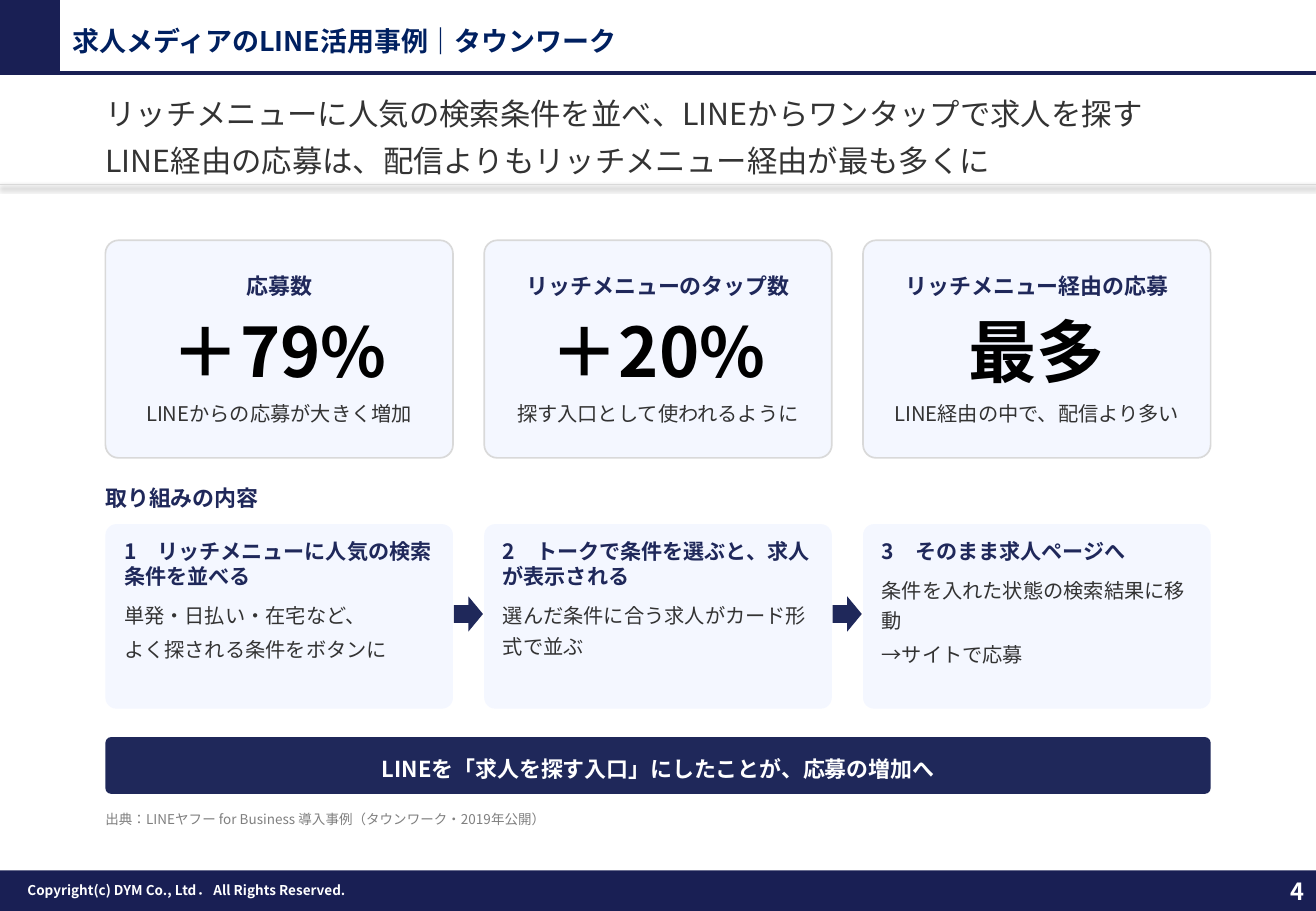
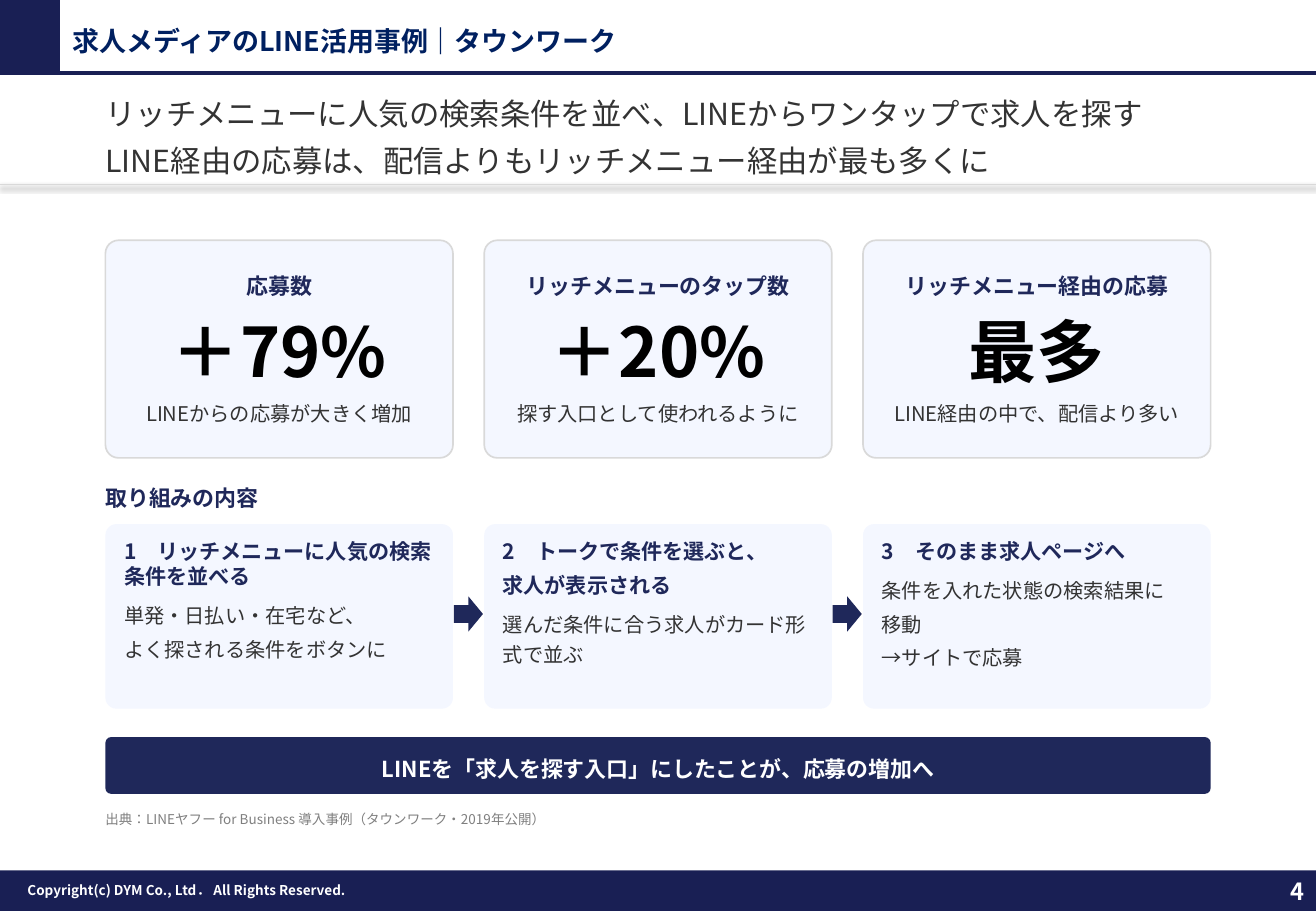
Before and after one commit to tonomura-r-dev/folder, a slide deck: slide 4 of 20260929_チェングロウス_LINE公式アカウント運用のご提案ver4.1.pptx. Drawn at 1316x911 pixels with LibreOffice and Linux fonts; fonts in the diff are those of the drawing; background and template pictures are left out. Boxes give left, top, right and bottom in pixels: in the first picture for what was removed or moved away, otherwise in the second. Text is boxed around its words. In the diff, an @@ line names an element or a change of style, - is before the commit and + after.

```diff
--- a/20260929_チェングロウス_LINE公式アカウント運用のご提案ver4.1.pptx
+++ b/20260929_チェングロウス_LINE公式アカウント運用のご提案ver4.1.pptx
@@ text in rounded rectangle at (x1=503, y1=541, x2=767, y2=595): text changed @@
-2 トークで条件を選ぶと、求人が表示される
+2 トークで条件を選ぶと、
+求人が表示される
@@ text in rounded rectangle at (x1=882, y1=581, x2=1165, y2=634): text changed @@
-条件を入れた状態の検索結果に移動
+条件を入れた状態の検索結果に
+移動
```
Also in this commit, not shown: 11 other slides changed, 1 other file.
